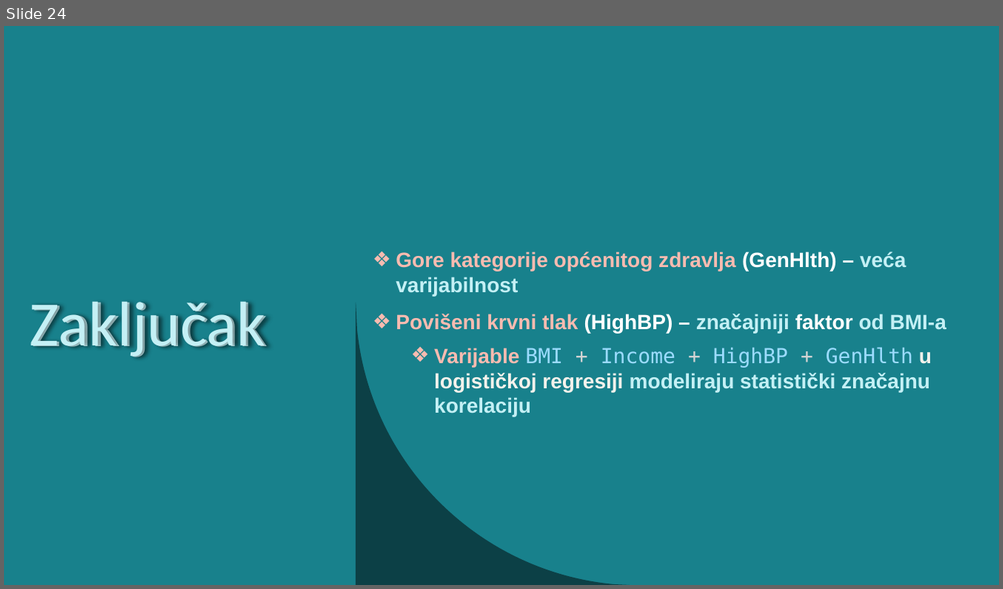
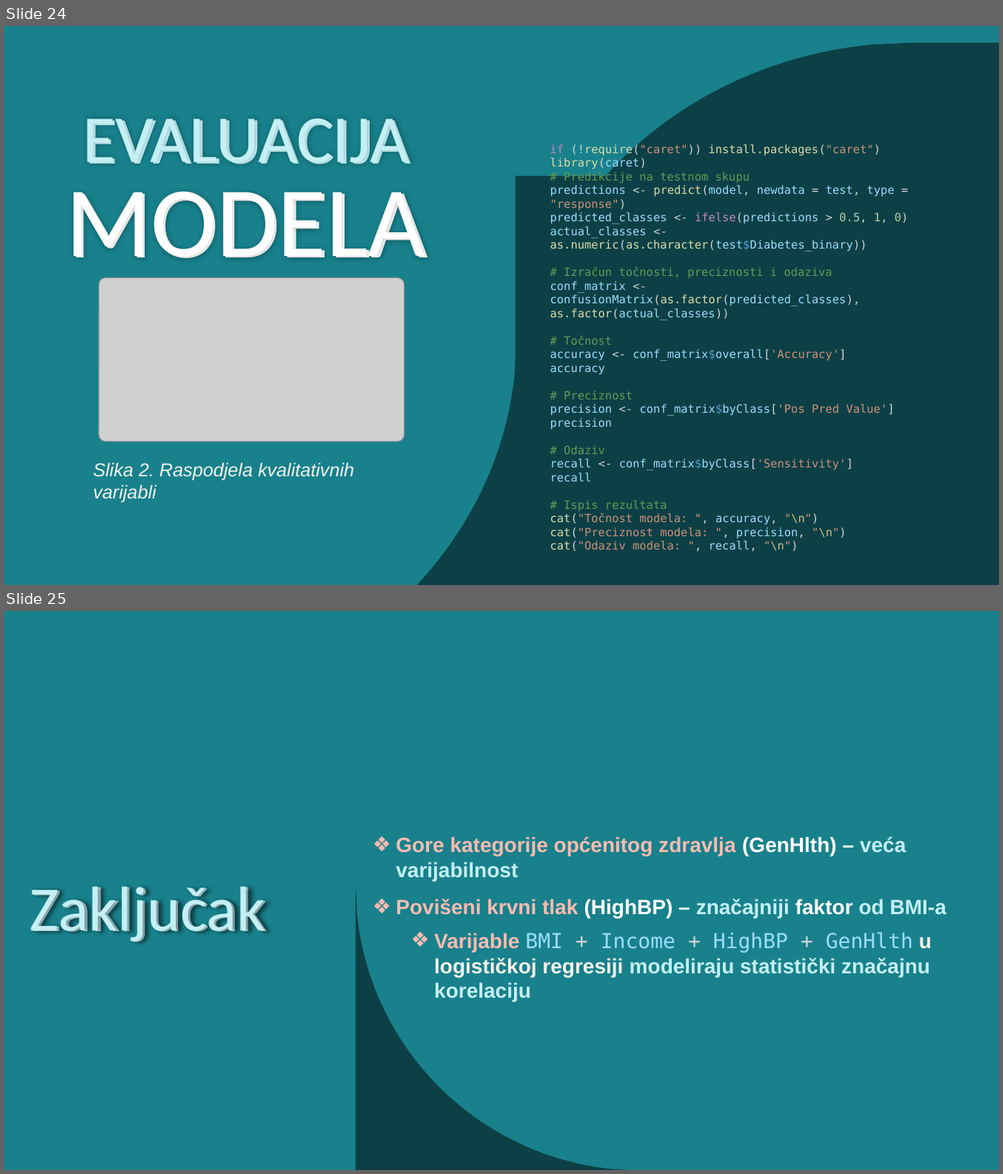
Before and after one commit to jfletcher20/diabetes-health-indicators-analysis, a slide deck: documentation/powerpoint/analysis-documentation.pptx. Shown one above the other, each under a label of ours: slide 24 before the commit, slides 24 and 25 after it. The pictures are 1003x589 and 1003x1174 pixels, drawn with LibreOffice and Linux fonts; fonts in the diff are those of the drawing; grey boxes stand for pictures. Boxes give left, top, right and bottom in pixels: in the first picture for what was removed or moved away, otherwise in the second. Text is boxed around its words. In the diff, an @@ line names an element or a change of style, - is before the commit and + after.

Commit message:
Added slide with information on accuracy, sensitivity, etc..

```diff
--- a/documentation/powerpoint/analysis-documentation.pptx
+++ b/documentation/powerpoint/analysis-documentation.pptx
@@ slide 24 added at bbox=[4, 26, 999, 585], background #18818C @@
@@ freeform shape added at bbox=[4, 26, 190, 212], fill #126169 @@
@@ freeform shape added at bbox=[4, 26, 515, 585], fill #18818C @@
@@ freeform shape added at bbox=[515, 42, 999, 585], fill #0C4046 @@
@@ text added at bbox=[65, 118, 425, 280], 65 pt, text #C4F0F5 @@
+EVALUACIJA
+MODELA
@@ text added at bbox=[550, 144, 908, 551], 11 pt, text #9CDCFE @@
+if (!require("caret")) install.packages("caret")
+library(caret)
+# Predikcije na testnom skupu
+predictions <- predict(model, newdata = test, type = "response")
+predicted_classes <- ifelse(predictions > 0.5, 1, 0)
+actual_classes <- as.numeric(as.character(test$Diabetes_binary))
+# Izračun točnosti, preciznosti i odaziva
+conf_matrix <- confusionMatrix(as.factor(predicted_classes), as.factor(actual_classes))
+# Točnost
+accuracy <- conf_matrix$overall['Accuracy']
+accuracy
+# Preciznost
+precision <- conf_matrix$byClass['Pos Pred Value']
+precision
+# Odaziv
+recall <- conf_matrix$byClass['Sensitivity']
+recall
+# Ispis rezultata
+cat("Točnost modela: ", accuracy, "\n")
+cat("Preciznost modela: ", precision, "\n")
+cat("Odaziv modela: ", recall, "\n")
@@ freeform shape added at bbox=[137, 176, 999, 585], fill #0C4046 @@
@@ picture added at bbox=[99, 278, 404, 443] @@
@@ freeform shape added at bbox=[377, 303, 651, 585], fill #0C4046 @@
@@ text added at bbox=[93, 463, 354, 503], 18 pt, text #F4F2EC, italic @@
+Slika 2. Raspodjela kvalitativnih varijabli
@@ text added at bbox=[639, 514, 687, 523], 65 pt, text #C4F0F5 @@
+EVALUACIJA
+MODELA
@@ what was slide 24 is now slide 25 @@
```
Also in this commit, not shown: 1 slide changed.
